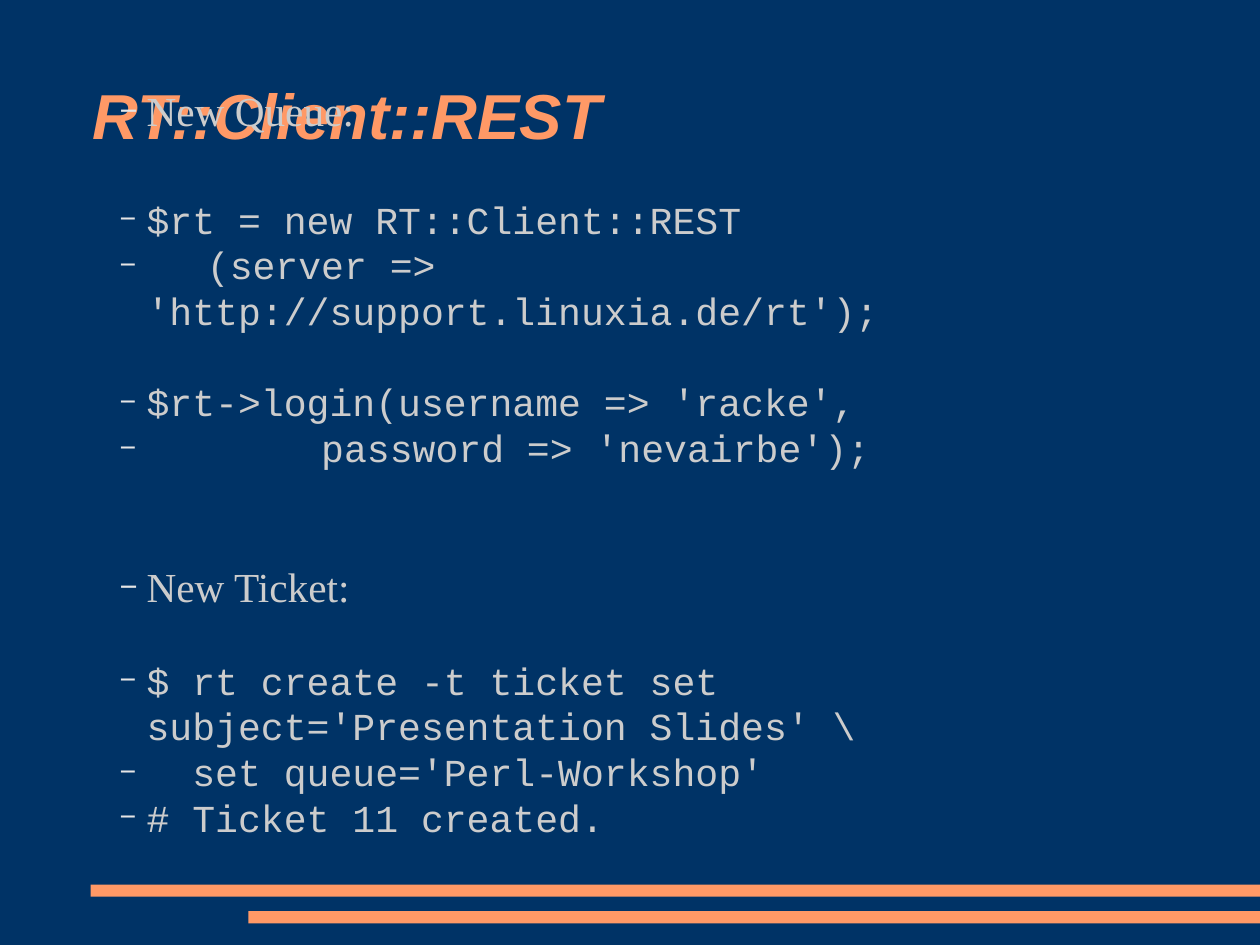
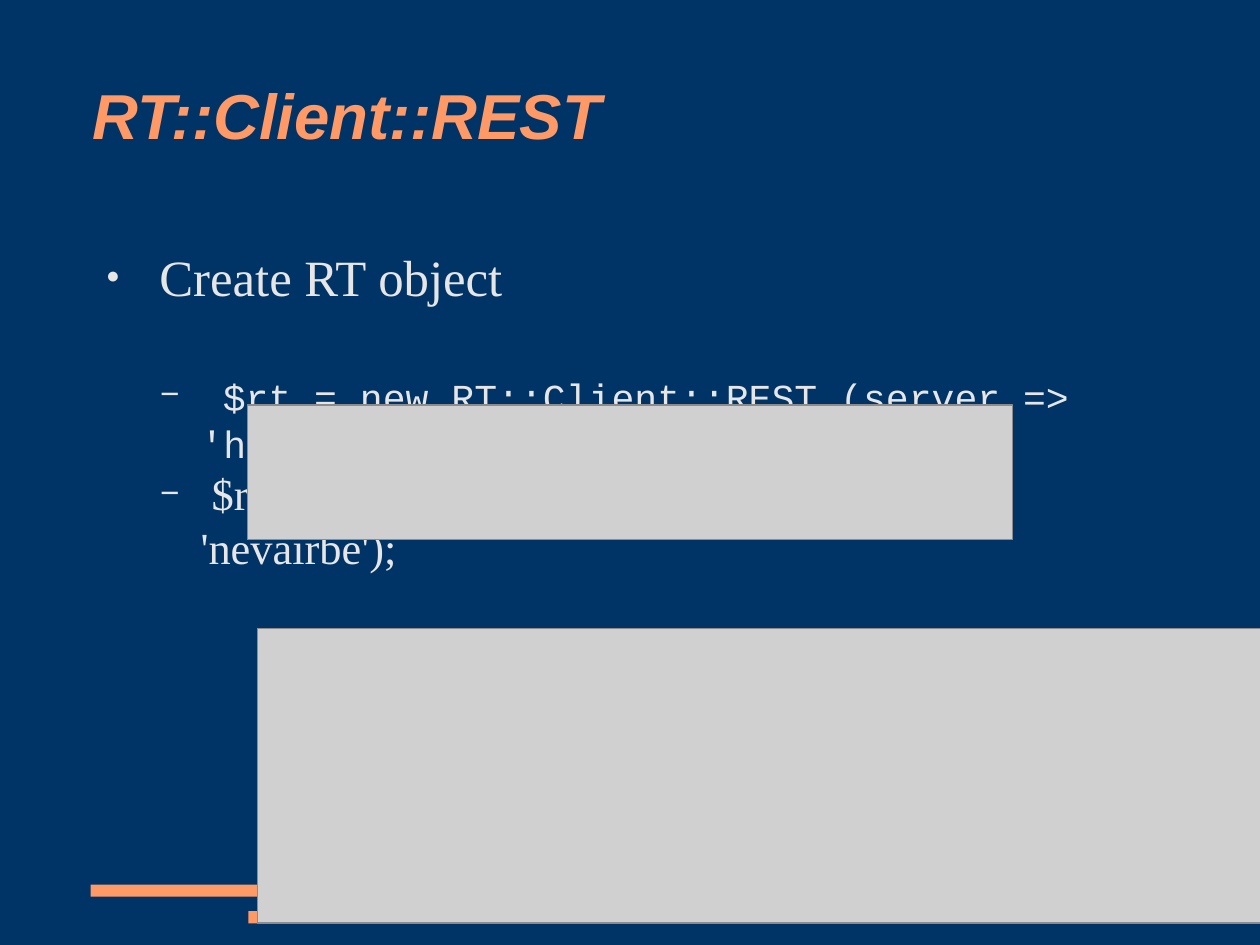
Before and after one commit to racke/Presentations, a slide deck: slide 41 of npw2009/rt38.odp (slide 39 before the commit). Drawn at 1260x945 pixels with LibreOffice and Linux fonts; fonts in the diff are those of the drawing; grey boxes stand for pictures. Boxes give left, top, right and bottom in pixels: in the first picture for what was removed or moved away, otherwise in the second. Text is boxed around its words. In the diff, an @@ line names an element or a change of style, - is before the commit and + after.

Commit message:
update

```diff
--- a/npw2009/rt38.odp
+++ b/npw2009/rt38.odp
@@ subtitle removed at box(147, 94, 879, 833) @@
-  − New Queue:
-  − $rt = new RT::Client::REST
-  − (server => 'http://support.linuxia.de/rt');
-  − $rt->login(username => 'racke',
-  − password => 'nevairbe');
-  − New Ticket:
-  − $ rt create -t ticket set subject='Presentation Slides' \
-  − set queue='Perl-Workshop'
-  − # Ticket 11 created.
@@ text added at box(159, 260, 1000, 573), 24 pt, text #E6E6E6 @@
+● Create RT object
+  − $rt = new RT::Client::REST (server => 'http://support.linuxia.exp/');
+  − $rt->login(username => 'racke', password => 'nevairbe');
@@ picture added at box(248, 405, 1013, 540) @@
@@ picture added at box(257, 629, 1260, 924) @@
```
Also in this commit, not shown: 3 other slides changed, 1 slide added.
